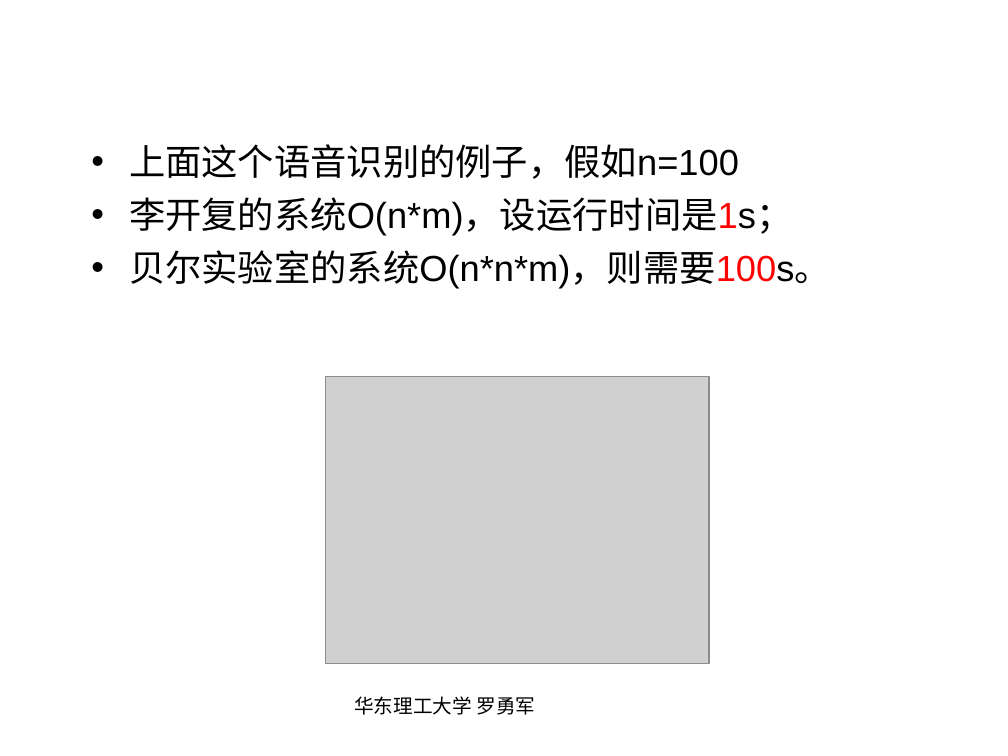
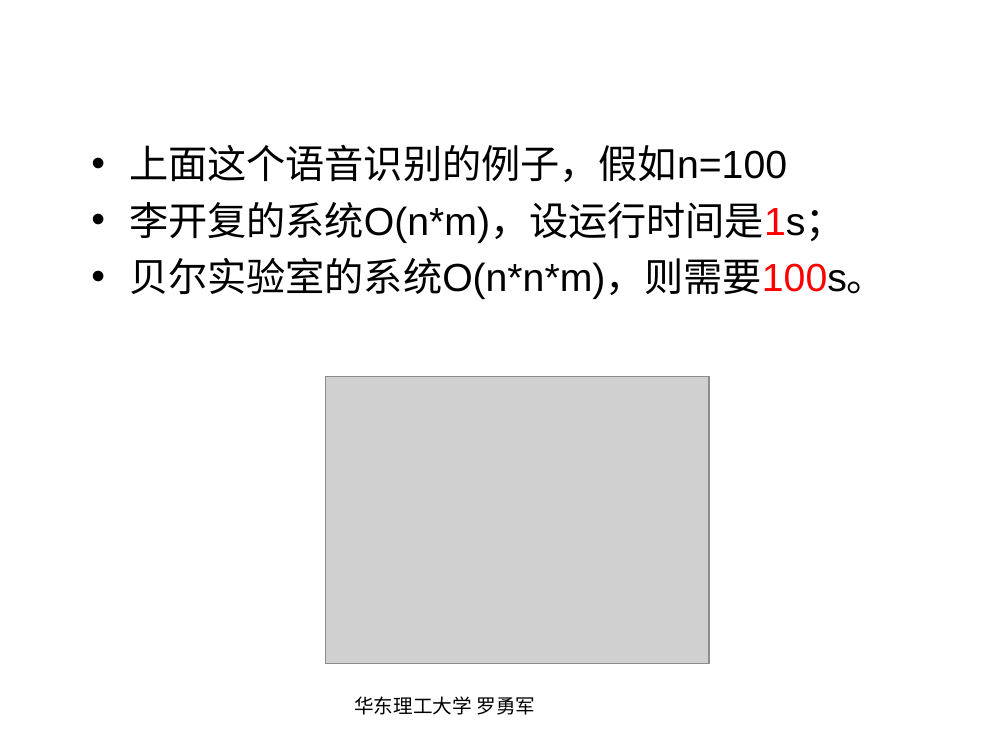
Before and after one commit to luoyongjun999/code, a slide deck: slide 8 of 第2章算法复杂度.ppt. Drawn at 1008x756 pixels with LibreOffice and Linux fonts; fonts in the diff are those of the drawing; grey boxes stand for pictures. Boxes give left, top, right and bottom in pixels: in the first picture for what was removed or moved away, otherwise in the second. Text is boxed around its words. In the diff, an @@ line names an element or a change of style, - is before the commit and + after.

```diff
--- a/第2章算法复杂度.ppt
+++ b/第2章算法复杂度.ppt
@@ text "上面这个语音识别的例子，假如n=100" at (129, 145, 886, 299): size 25.9 to 28 pt @@
```
Also in this commit, not shown: 1 other slide changed, 7 other files.
